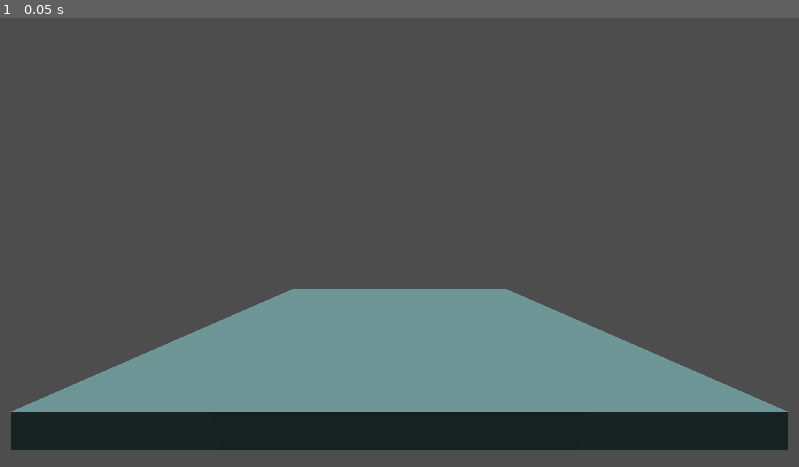
Above: before the commit, frame 1.
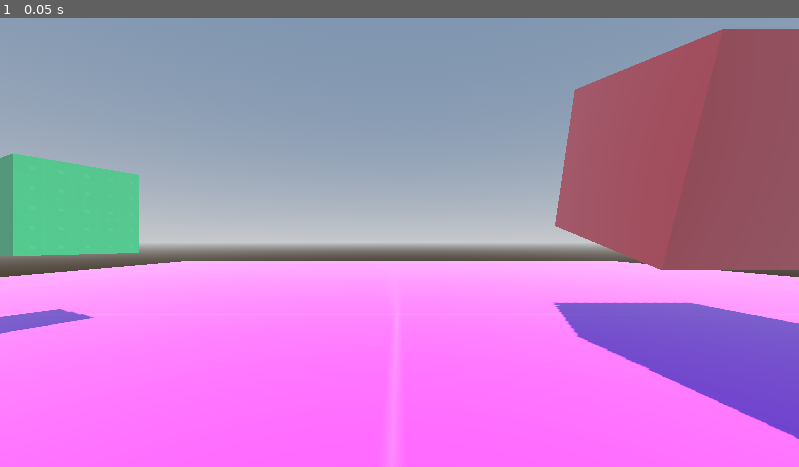
Above: after the commit, the same moment.

Repository: Sudo-Victor-Victory/3rdperson_rogue
Game: Godot game, scene res://Scenes/game_world.tscn
Same seed, same stepped clock (60 frames per second), same inputs: the game is played once before the commit and once after it. Before the commit the project starts from res://game_world.tscn.
Inputs:
- Up to frame 1 (0.05 s): no input

The runs differ from the first frame. In frame 1, 99% of the frame differs, in the area x 0-100%, y 0-100%.

Commit message:
Added player model and more boxes (all non-interative)

Diff:
--- /dev/null
+++ b/Scenes/game_world.tscn
@@ -0,0 +1,87 @@
+[gd_scene load_steps=15 format=3 uid="uid://bjtixn0gfto0w"]
+
+[ext_resource type="Texture2D" uid="uid://dgfc87vfilfo8" path="res://Assets/textures/grids/Purple/texture_03.png" id="1_smros"]
+[ext_resource type="Texture2D" uid="uid://dko2pc0uq6pwf" path="res://Assets/textures/grids/Green/texture_01.png" id="2_4tat1"]
+[ext_resource type="Texture2D" uid="uid://svp317oq35y5" path="res://Assets/textures/grids/Red/texture_03.png" id="3_dfgtt"]
+[ext_resource type="Texture2D" uid="uid://d2m8qf54p78pp" path="res://Assets/textures/grids/Orange/texture_03.png" id="4_8nthl"]
+
+[sub_resource type="ProceduralSkyMaterial" id="ProceduralSkyMaterial_76kw0"]
+sky_horizon_color = Color(0.64625, 0.65575, 0.67075, 1)
+ground_horizon_color = Color(0.64625, 0.65575, 0.67075, 1)
+
+[sub_resource type="Sky" id="Sky_5ki63"]
+sky_material = SubResource("ProceduralSkyMaterial_76kw0")
+
+[sub_resource type="Environment" id="Environment_ljsrq"]
+background_mode = 2
+sky = SubResource("Sky_5ki63")
+tonemap_mode = 2
+sdfgi_enabled = true
+fog_enabled = true
+
+[sub_resource type="PhysicsMaterial" id="PhysicsMaterial_x4ori"]
+resource_local_to_scene = true
+
+[sub_resource type="BoxShape3D" id="BoxShape3D_u3mhs"]
+resource_local_to_scene = true
+size = Vector3(100, 1, 100)
+
+[sub_resource type="StandardMaterial3D" id="StandardMaterial3D_2gie7"]
+albedo_texture = ExtResource("1_smros")
+
+[sub_resource type="BoxMesh" id="BoxMesh_kix0q"]
+
+[sub_resource type="StandardMaterial3D" id="StandardMaterial3D_lf1ro"]
+albedo_texture = ExtResource("2_4tat1")
+uv1_triplanar = true
+
+[sub_resource type="StandardMaterial3D" id="StandardMaterial3D_gd38y"]
+albedo_texture = ExtResource("3_dfgtt")
+uv1_triplanar = true
+
+[sub_resource type="StandardMaterial3D" id="StandardMaterial3D_d85ed"]
+albedo_texture = ExtResource("4_8nthl")
+uv1_triplanar = true
+
+[node name="GameWorld" type="Node3D"]
+
+[node name="Sun" type="DirectionalLight3D" parent="."]
+transform = Transform3D(-0.866023, -0.433016, 0.250001, 0, 0.499998, 0.866027, -0.500003, 0.749999, -0.43301, 0, 0, 0)
+shadow_enabled = true
+
+[node name="WorldEnvironment" type="WorldEnvironment" parent="."]
+environment = SubResource("Environment_ljsrq")
+
+[node name="Platform" type="Node3D" parent="."]
+
+[node name="StaticBody3D" type="StaticBody3D" parent="Platform"]
+physics_material_override = SubResource("PhysicsMaterial_x4ori")
+
+[node name="CollisionShape3D" type="CollisionShape3D" parent="Platform/StaticBody3D"]
+shape = SubResource("BoxShape3D_u3mhs")
+
+[node name="MeshInstance3D" type="MeshInstance3D" parent="Platform"]
+transform = Transform3D(100, 0, 0, 0, 1, 0, 0, 0, 100, 0, 0, 0)
+material_override = SubResource("StandardMaterial3D_2gie7")
+mesh = SubResource("BoxMesh_kix0q")
+
+[node name="Camera3D" type="Camera3D" parent="."]
+transform = Transform3D(1, 0, 0, 0, 1, 0, 0, 0, 1, 0, 4.85449, 17.5335)
+
+[node name="Box 1" type="CSGBox3D" parent="."]
+transform = Transform3D(0.907777, 0, -0.419452, 0, 1, 0, 0.419452, 0, 0.907777, -19.9881, 6.68723, 0)
+material_override = SubResource("StandardMaterial3D_lf1ro")
+gi_mode = 2
+size = Vector3(5, 5, 5)
+
+[node name="Box 2" type="CSGBox3D" parent="."]
+transform = Transform3D(1, 0, 0, 0, 0.267238, 0.96363, 0, -0.96363, 0.267238, 17.5856, 9.67595, 0)
+material_override = SubResource("StandardMaterial3D_gd38y")
+gi_mode = 2
+size = Vector3(10, 10, 10)
+
+[node name="Box 3" type="CSGBox3D" parent="."]
+transform = Transform3D(1, 0, 0, 0, 1, 0, 0, 0, 1, -19.9881, 6.68723, 9.62777)
+material_override = SubResource("StandardMaterial3D_d85ed")
+gi_mode = 2
+size = Vector3(2, 2, 2)
--- /dev/null
+++ b/Scenes/player.tscn
@@ -0,0 +1,16 @@
+[gd_scene load_steps=3 format=3 uid="uid://cqnl34fkw0fno"]
+
+[ext_resource type="PackedScene" uid="uid://bdq6ajic6fjrf" path="res://Assets/models/mixamo_base.glb" id="1_d5lbk"]
+
+[sub_resource type="CylinderShape3D" id="CylinderShape3D_mnx35"]
+
+[node name="Player" type="CharacterBody3D"]
+
+[node name="CollisionShape3D" type="CollisionShape3D" parent="."]
+transform = Transform3D(1, 0, 0, 0, 1, 0, 0, 0, 1, 0, 1, 0)
+shape = SubResource("CylinderShape3D_mnx35")
+
+[node name="Character Visuals" type="Node3D" parent="."]
+
+[node name="mixamo_base" parent="Character Visuals" instance=ExtResource("1_d5lbk")]
+transform = Transform3D(-1, 0, -8.74228e-08, 0, 1, 0, 8.74228e-08, 0, -1, 0, 0, 0)
--- a/game_world.tscn
+++ /dev/null
@@ -1,34 +0,0 @@
-[gd_scene load_steps=4 format=3 uid="uid://bjtixn0gfto0w"]
-
-[sub_resource type="PhysicsMaterial" id="PhysicsMaterial_x4ori"]
-resource_local_to_scene = true
-
-[sub_resource type="BoxShape3D" id="BoxShape3D_u3mhs"]
-resource_local_to_scene = true
-size = Vector3(20, 1, 20)
-
-[sub_resource type="BoxMesh" id="BoxMesh_kix0q"]
-
-[node name="GameWorld" type="Node3D"]
-
-[node name="Platform" type="Node3D" parent="."]
-
-[node name="StaticBody3D" type="StaticBody3D" parent="Platform"]
-physics_material_override = SubResource("PhysicsMaterial_x4ori")
-
-[node name="CollisionShape3D" type="CollisionShape3D" parent="Platform/StaticBody3D"]
-shape = SubResource("BoxShape3D_u3mhs")
-
-[node name="MeshInstance3D" type="MeshInstance3D" parent="Platform"]
-transform = Transform3D(20, 0, 0, 0, 1, 0, 0, 0, 20, 0, 0, 0)
-mesh = SubResource("BoxMesh_kix0q")
-
-[node name="Camera3D" type="Camera3D" parent="."]
-transform = Transform3D(1, 0, 0, 0, 1, 0, 0, 0, 1, 0, 4.85449, 17.5335)
-
-[node name="DirectionalLight3D" type="DirectionalLight3D" parent="."]
-transform = Transform3D(1, 1.74846e-07, 0, -9.45546e-09, 0.0540789, 0.998537, 1.7459e-07, -0.998537, 0.0540789, 0, 14.7761, -4.26332)
-light_color = Color(0.745098, 1, 1, 1)
-directional_shadow_split_1 = 0.979
-directional_shadow_split_2 = 1.0
-directional_shadow_split_3 = 1.0
--- a/project.godot
+++ b/project.godot
@@ -11,7 +11,7 @@
 [application]
 
 config/name="Game Game"
-run/main_scene="res://game_world.tscn"
+run/main_scene="res://Scenes/game_world.tscn"
 config/features=PackedStringArray("4.2", "GL Compatibility")
 config/icon="res://icon.svg"
 
Binary file added: Assets/models/mixamo_base.glb
Not shown, added: Assets/models/mixamo_base.glb.import
Binary file added: Assets/textures/grids/Dark/texture_01.png
Not shown, added: Assets/textures/grids/Dark/texture_01.png.import
Binary file added: Assets/textures/grids/Dark/texture_02.png
Not shown, added: Assets/textures/grids/Dark/texture_02.png.import
Binary file added: Assets/textures/grids/Dark/texture_03.png
Not shown, added: Assets/textures/grids/Dark/texture_03.png.import
Binary file added: Assets/textures/grids/Dark/texture_04.png
Not shown, added: Assets/textures/grids/Dark/texture_04.png.import
Binary file added: Assets/textures/grids/Dark/texture_05.png
Not shown, added: Assets/textures/grids/Dark/texture_05.png.import
(and 146 more such lines)
